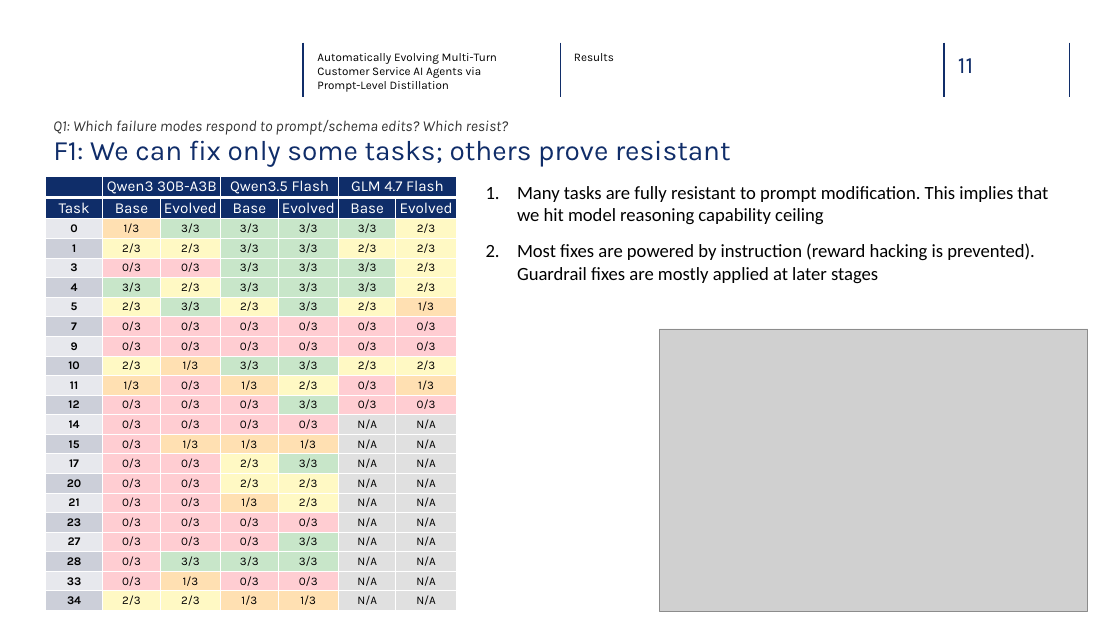
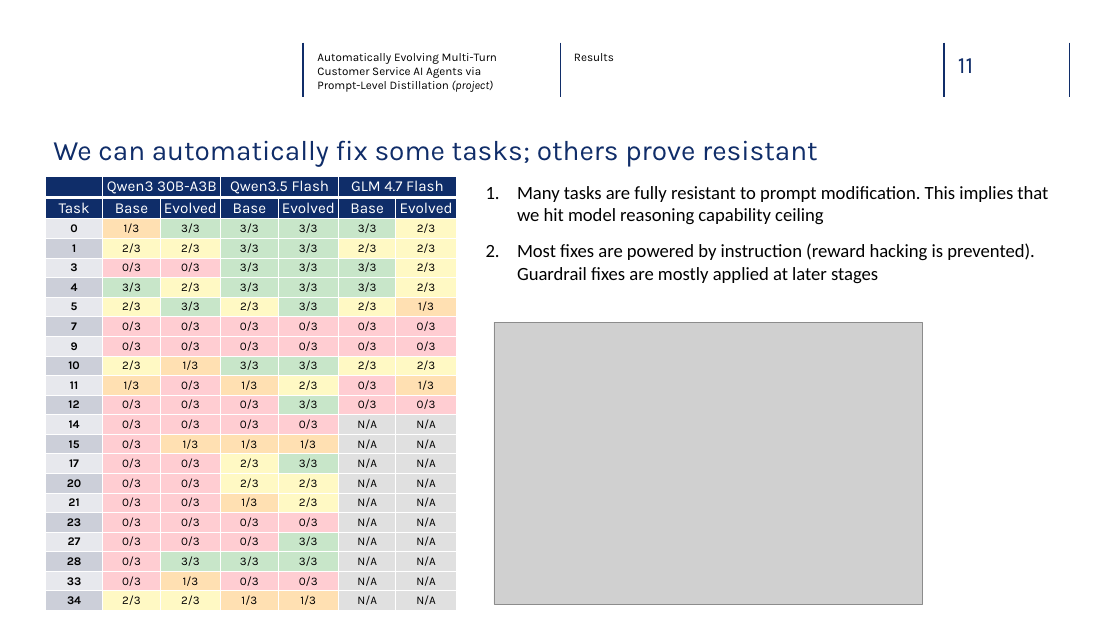
Before and after one commit to glebdementev/tau-evo, a slide deck: slide 12 of slides/defense.pptx. Drawn at 1120x630 pixels with LibreOffice and Linux fonts; fonts in the diff are those of the drawing; grey boxes stand for pictures; background and template pictures are left out. Boxes give left, top, right and bottom in pixels: in the first picture for what was removed or moved away, otherwise in the second. Text is boxed around its words. In the diff, an @@ line names an element or a change of style, - is before the commit and + after.

```diff
--- a/slides/defense.pptx
+++ b/slides/defense.pptx
@@ text at <box>317,53,497,92</box>: text changed @@
-Automatically Evolving Multi-Turn
-Customer Service AI Agents via Prompt-Level Distillation
+Automatically Evolving Multi-Turn
+Customer Service AI Agents via Prompt-Level Distillation (project)
@@ text at <box>53,140,818,167</box>: text changed @@
-F1: We can fix only some tasks; others prove resistant
+We can automatically fix some tasks; others prove resistant
@@ text removed at <box>53,120,508,135</box> @@
-Q1: Which failure modes respond to prompt/schema edits? Which resist?
@@ picture: place and size @@
-picture at <box>660,329,1088,612</box>
+picture at <box>494,323,923,605</box>
```
Also in this commit, not shown: 13 other slides changed, 2 slides added, 2 slides removed, 19 other files.
